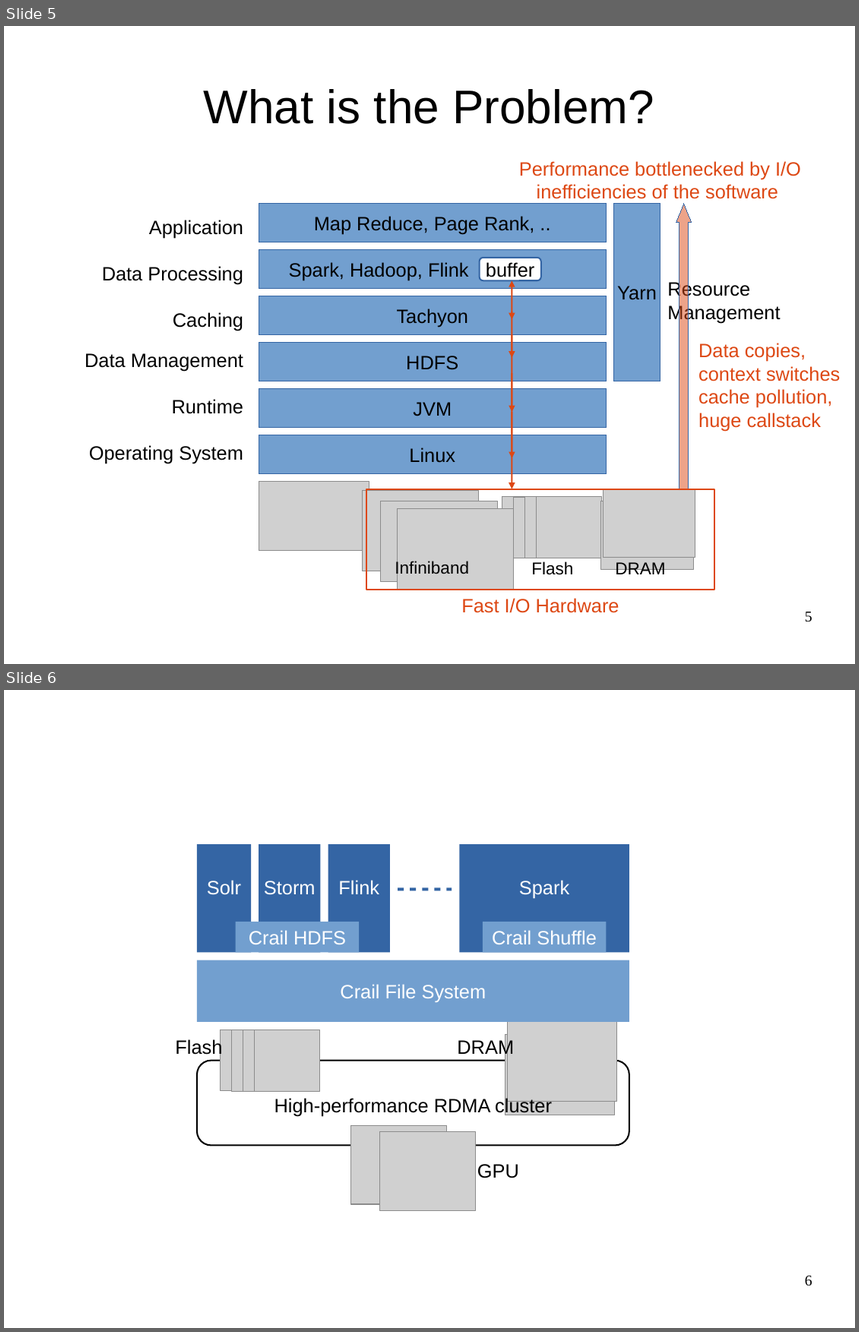
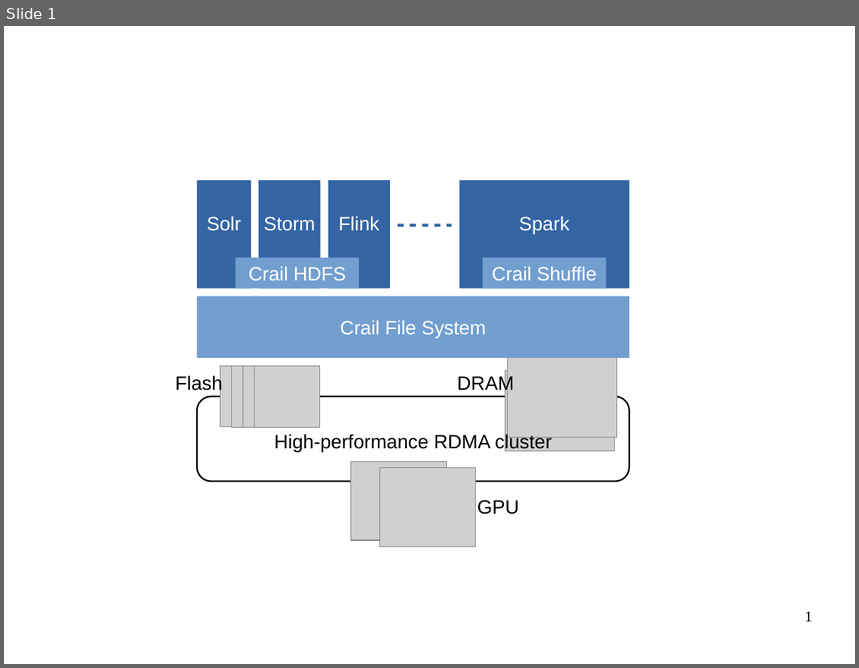
Before and after one commit to apache/incubator-crail-website, a slide deck: _graphix/website.odp. Shown one above the other, each under a label of ours: slides 5 and 6 before the commit, slide 1 after it. The pictures are 859x1332 and 859x668 pixels, drawn with LibreOffice and Linux fonts; fonts in the diff are those of the drawing; grey boxes stand for pictures; background and template pictures are left out. Boxes give left, top, right and bottom in pixels: in the first picture for what was removed or moved away, otherwise in the second. Text is boxed around its words. In the diff, an @@ line names an element or a change of style, - is before the commit and + after.

```diff
--- a/_graphix/website.odp
+++ b/_graphix/website.odp
@@ slide 5 removed at [4,26,855,664], background #FFFFFF @@
@@ title removed at [204,89,655,124] @@
-What is the Problem?
@@ text removed at [519,161,801,199] @@
-Performance bottlenecked by I/O inefficiencies of the software
@@ rectangle removed at [259,204,607,243] @@
-Map Reduce, Page Rank, ..
@@ rectangle removed at [614,204,661,382] @@
-Yarn
@@ up arrow removed at [677,204,693,490] @@
@@ text removed at [149,220,243,238] @@
-Application
@@ rectangle removed at [259,250,607,289] @@
-Spark, Hadoop, Flink
@@ text removed at [102,266,243,284] @@
-Data Processing
@@ rounded rectangle removed at [480,258,541,281] @@
-buffer
@@ rectangle removed at [259,297,607,335] @@
-Tachyon
@@ double arrow removed from (512, 281) to (512, 319) @@
@@ text removed at [667,281,780,323] @@
-Resource
-Management
@@ text removed at [173,313,243,331] @@
-Caching
@@ arrow removed from (512, 312) to (512, 358) @@
@@ rectangle removed at [259,343,607,382] @@
-HDFS
@@ arrow removed from (512, 335) to (512, 412) @@
@@ text removed at [699,343,840,431] @@
-Data copies,
-context switches
-cache pollution,
-huge callstack
@@ text removed at [85,354,243,371] @@
-Data Management
@@ rectangle removed at [259,389,607,427] @@
-JVM
@@ arrow removed from (512, 373) to (512, 458) @@
@@ text removed at [172,399,244,414] @@
-Runtime
@@ arrow removed from (512, 412) to (512, 490) @@
@@ rectangle removed at [259,436,607,474] @@
-Linux
@@ text removed at [89,446,243,464] @@
-Operating System
@@ picture removed at [259,482,370,551] @@
@@ rectangle removed at [367,490,715,590] @@
@@ picture removed at [602,501,695,569] @@
@@ picture removed at [604,490,696,558] @@
@@ group removed at [363,491,514,590]: 3 pictures, 1 text @@
-Infiniband
@@ group removed at [503,497,603,575]: 4 pictures, 1 text @@
-Flash
@@ text removed at [615,563,665,579] @@
-DRAM
@@ text removed at [462,598,620,613] @@
-Fast I/O Hardware
@@ page number removed at [805,612,813,623] @@
-5
@@ what was slide 6 is now slide 1 @@
@@ page number at [805,612,813,622]: text changed @@
-6
+1
```
Also in this commit, not shown: 29 other slides removed.
